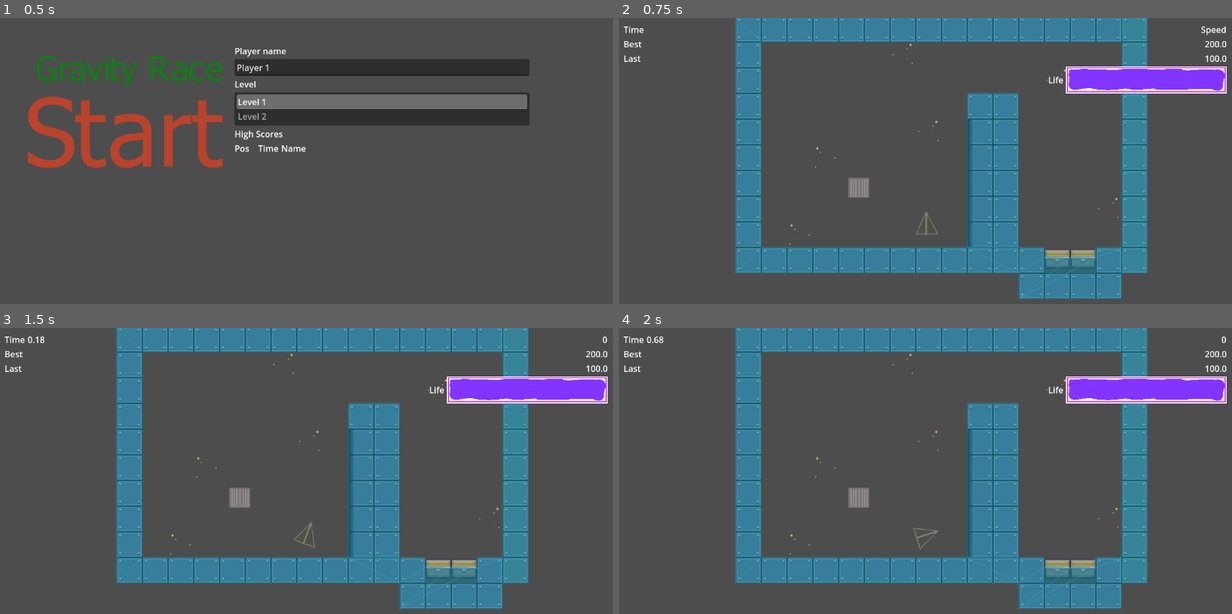
Above: before the commit, frames 1-4 (two rows, left to right).
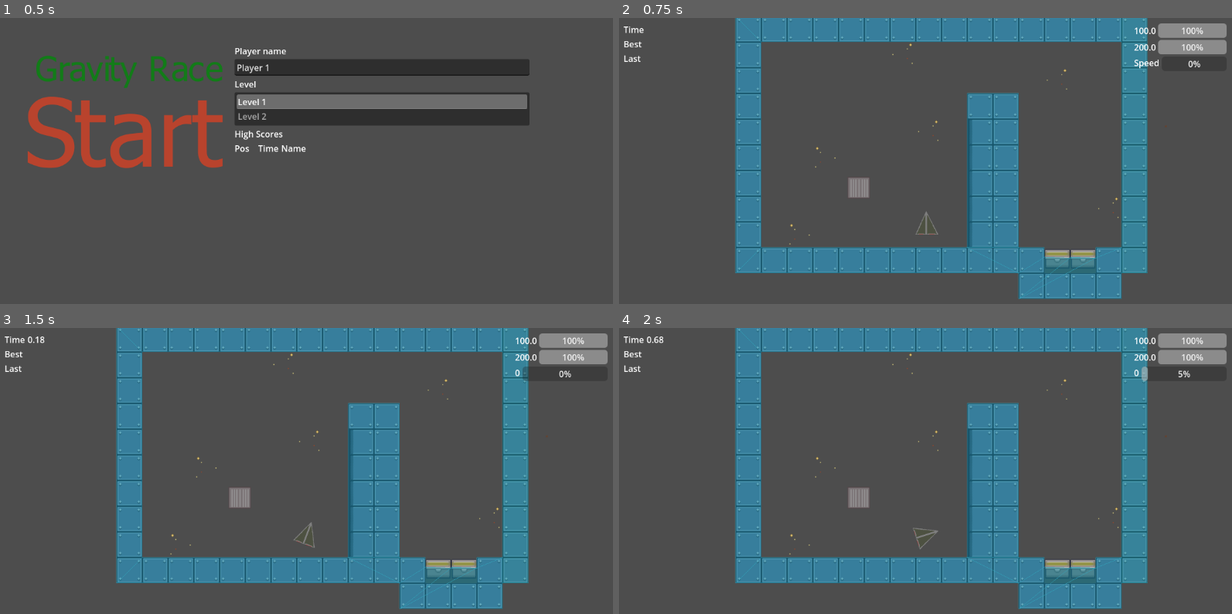
Above: after the commit, the same moments.

Repository: jacksondk/GravityRace
Game: Godot game, scene res://start.tscn
Two runs of this game, one before a commit and one after it. Both use one fixed random seed, a clock stepped at 60 frames per second and the inputs below.
Inputs (mouse positions are in pixels of both pictures, inside the frame that each line leads up to):
- Up to frame 1 (0.5 s): no input
- Up to frame 2 (0.75 s): click (747, 132) at 0.5 s
- Up to frame 3 (1.5 s): tap Enter (ui_accept) at 1.25 s; hold Right (ui_right) from 1.28 s (still down)
- Up to frame 4 (2 s): keep holding Right (ui_right); tap Enter (ui_accept) at 1.52 s

Frame 1 is identical in both runs. In frame 2, 3.9% of the frame differs, in the area x 70-100%, y 1-27%; in frame 3, 3.9%; in frame 4, 3.9%.

Commit message:
UI tweaks

Diff:
--- a/InGameUI.tscn
+++ b/InGameUI.tscn
@@ -1,8 +1,6 @@
-[gd_scene load_steps=4 format=3 uid="uid://eals8m240w30"]
+[gd_scene load_steps=2 format=3 uid="uid://eals8m240w30"]
 
 [ext_resource type="Script" uid="uid://ledfamf3oagp" path="res://Scripts/GUI.gd" id="1"]
-[ext_resource type="Texture2D" uid="uid://u1mj13b702v8" path="res://Graphics/progressbar_bg.png" id="2"]
-[ext_resource type="Texture2D" uid="uid://draceyvvnfwyj" path="res://Graphics/progressbar_fill.png" id="3"]
 
 [node name="CanvasLayer" type="CanvasLayer"]
 
@@ -49,37 +47,48 @@
 layout_mode = 2
 size_flags_horizontal = 3
 
-[node name="VBoxContainer2" type="VBoxContainer" parent="GUI/HBoxContainer"]
+[node name="StatusContainer" type="VBoxContainer" parent="GUI/HBoxContainer"]
 layout_mode = 2
 alignment = 2
 
-[node name="Speed" type="Label" parent="GUI/HBoxContainer/VBoxContainer2"]
-custom_minimum_size = Vector2(400, 0)
+[node name="LifeContainer" type="HBoxContainer" parent="GUI/HBoxContainer/StatusContainer"]
 layout_mode = 2
-text = "Speed"
-horizontal_alignment = 2
+alignment = 2
 
-[node name="Fuel" type="Label" parent="GUI/HBoxContainer/VBoxContainer2"]
+[node name="LifeLabel" type="Label" parent="GUI/HBoxContainer/StatusContainer/LifeContainer"]
+layout_mode = 2
+text = "Life"
+
+[node name="LifeProgressBar" type="ProgressBar" parent="GUI/HBoxContainer/StatusContainer/LifeContainer"]
+custom_minimum_size = Vector2(128, 16)
+layout_mode = 2
+size_flags_horizontal = 3
+value = 100.0
+rounded = true
+
+[node name="FuelContainer" type="HBoxContainer" parent="GUI/HBoxContainer/StatusContainer"]
+layout_mode = 2
+
+[node name="FuelLabel" type="Label" parent="GUI/HBoxContainer/StatusContainer/FuelContainer"]
 layout_mode = 2
 text = "Fuel"
 horizontal_alignment = 2
 
-[node name="Life" type="Label" parent="GUI/HBoxContainer/VBoxContainer2"]
+[node name="FuelProgressBar" type="ProgressBar" parent="GUI/HBoxContainer/StatusContainer/FuelContainer"]
 layout_mode = 2
-text = "Life"
+size_flags_horizontal = 3
+size_flags_vertical = 1
+value = 100.0
+
+[node name="SpeedContainer" type="HBoxContainer" parent="GUI/HBoxContainer/StatusContainer"]
+layout_mode = 2
+
+[node name="SpeedLabel" type="Label" parent="GUI/HBoxContainer/StatusContainer/SpeedContainer"]
+layout_mode = 2
+size_flags_vertical = 1
+text = "Speed"
 horizontal_alignment = 2
 
-[node name="HBoxContainer" type="HBoxContainer" parent="GUI/HBoxContainer/VBoxContainer2"]
+[node name="SpeedProgressBar" type="ProgressBar" parent="GUI/HBoxContainer/StatusContainer/SpeedContainer"]
 layout_mode = 2
-alignment = 2
-
-[node name="Label" type="Label" parent="GUI/HBoxContainer/VBoxContainer2/HBoxContainer"]
-layout_mode = 2
-text = "Life"
-
-[node name="TextureProgressBar" type="TextureProgressBar" parent="GUI/HBoxContainer/VBoxContainer2/HBoxContainer"]
-layout_mode = 2
-value = 30.0
-texture_under = ExtResource("2")
-texture_over = ExtResource("2")
-texture_progress = ExtResource("3")
+size_flags_horizontal = 3
--- a/Levels/Level1.tscn
+++ b/Levels/Level1.tscn
@@ -354,16 +354,6 @@
 8:0/0/physics_layer_0/polygon_0/points = PackedVector2Array(-16, -16, 16, -16, 16, 16, -16, 16)
 9:0/0 = 0
 9:0/0/physics_layer_0/polygon_0/points = PackedVector2Array(-16, -16, 16, -16, 16, 16, -16, 16)
-10:0/0 = 0
-11:0/0 = 0
-12:0/0 = 0
-13:0/0 = 0
-14:0/0 = 0
-15:0/0 = 0
-16:0/0 = 0
-17:0/0 = 0
-18:0/0 = 0
-19:0/0 = 0
 0:1/0 = 0
 0:1/0/physics_layer_0/polygon_0/points = PackedVector2Array(-16, -16, 16, -16, 16, 16, -16, 16)
 1:1/0 = 0
@@ -379,16 +369,6 @@
 7:1/0 = 0
 8:1/0 = 0
 9:1/0 = 0
-10:1/0 = 0
-11:1/0 = 0
-12:1/0 = 0
-13:1/0 = 0
-14:1/0 = 0
-15:1/0 = 0
-16:1/0 = 0
-17:1/0 = 0
-18:1/0 = 0
-19:1/0 = 0
 0:2/0 = 0
 0:2/0/physics_layer_0/polygon_0/points = PackedVector2Array(-16, -16, 16, -16, 16, 16, -16, 16)
 1:2/0 = 0
@@ -404,16 +384,6 @@
 6:2/0 = 0
 6:2/0/physics_layer_0/polygon_0/points = PackedVector2Array(-16, -16, 16, -16, 16, 16, -16, 16)
 7:2/0 = 0
-10:2/0 = 0
-11:2/0 = 0
-12:2/0 = 0
-13:2/0 = 0
-14:2/0 = 0
-15:2/0 = 0
-16:2/0 = 0
-17:2/0 = 0
-18:2/0 = 0
-19:2/0 = 0
 0:3/0 = 0
 0:3/0/physics_layer_0/polygon_0/points = PackedVector2Array(-16, -16, 16, -16, 16, 16, -16, 16)
 1:3/0 = 0
@@ -427,16 +397,6 @@
 5:3/0 = 0
 6:3/0 = 0
 7:3/0 = 0
-10:3/0 = 0
-11:3/0 = 0
-12:3/0 = 0
-13:3/0 = 0
-14:3/0 = 0
-15:3/0 = 0
-16:3/0 = 0
-17:3/0 = 0
-18:3/0 = 0
-19:3/0 = 0
 0:4/0 = 0
 0:4/0/physics_layer_0/polygon_0/points = PackedVector2Array(-16, -16, 16, -16, 16, 16, -16, 16)
 1:4/0 = 0
@@ -457,16 +417,6 @@
 8:4/0/physics_layer_0/polygon_0/points = PackedVector2Array(-16, -16, 16, -16, 16, 16, -16, 16)
 9:4/0 = 0
 9:4/0/physics_layer_0/polygon_0/points = PackedVector2Array(-16, -16, 16, -16, 16, 16, -16, 16)
-10:4/0 = 0
-11:4/0 = 0
-12:4/0 = 0
-13:4/0 = 0
-14:4/0 = 0
-15:4/0 = 0
-16:4/0 = 0
-17:4/0 = 0
-18:4/0 = 0
-19:4/0 = 0
 0:5/0 = 0
 0:5/0/physics_layer_0/polygon_0/points = PackedVector2Array(-16, -16, 16, -16, 16, 16, -16, 16)
 1:5/0 = 0
@@ -484,14 +434,6 @@
 7:5/0/physics_layer_0/polygon_0/points = PackedVector2Array(-16, -16, 16, -16, 16, 16, -16, 16)
 8:5/0 = 0
 9:5/0 = 0
-10:5/0 = 0
-11:5/0 = 0
-12:5/0 = 0
-13:5/0 = 0
-16:5/0 = 0
-17:5/0 = 0
-18:5/0 = 0
-19:5/0 = 0
 0:6/0 = 0
 0:6/0/physics_layer_0/polygon_0/points = PackedVector2Array(-16, -16, 16, -16, 16, 16, -16, 16)
 1:6/0 = 0
@@ -508,16 +450,6 @@
 7:6/0 = 0
 8:6/0 = 0
 9:6/0 = 0
-10:6/0 = 0
-11:6/0 = 0
-12:6/0 = 0
-13:6/0 = 0
-14:6/0 = 0
-15:6/0 = 0
-16:6/0 = 0
-17:6/0 = 0
-18:6/0 = 0
-19:6/0 = 0
 0:7/0 = 0
 1:7/0 = 0
 2:7/0 = 0
@@ -528,16 +460,6 @@
 7:7/0 = 0
 8:7/0 = 0
 9:7/0 = 0
-10:7/0 = 0
-11:7/0 = 0
-12:7/0 = 0
-13:7/0 = 0
-14:7/0 = 0
-15:7/0 = 0
-16:7/0 = 0
-17:7/0 = 0
-18:7/0 = 0
-19:7/0 = 0
 0:8/0 = 0
 1:8/0 = 0
 2:8/0 = 0
@@ -548,16 +470,6 @@
 7:8/0 = 0
 8:8/0 = 0
 9:8/0 = 0
-10:8/0 = 0
-11:8/0 = 0
-12:8/0 = 0
-13:8/0 = 0
-14:8/0 = 0
-15:8/0 = 0
-16:8/0 = 0
-17:8/0 = 0
-18:8/0 = 0
-19:8/0 = 0
 0:9/0 = 0
 1:9/0 = 0
 2:9/0 = 0
@@ -568,107 +480,6 @@
 7:9/0 = 0
 8:9/0 = 0
 9:9/0 = 0
-10:9/0 = 0
-11:9/0 = 0
-12:9/0 = 0
-13:9/0 = 0
-14:9/0 = 0
-15:9/0 = 0
-16:9/0 = 0
-17:9/0 = 0
-18:9/0 = 0
-19:9/0 = 0
-0:10/0 = 0
-1:10/0 = 0
-2:10/0 = 0
-3:10/0 = 0
-4:10/0 = 0
-5:10/0 = 0
-6:10/0 = 0
-7:10/0 = 0
-10:10/0 = 0
-11:10/0 = 0
-12:10/0 = 0
-13:10/0 = 0
-14:10/0 = 0
-15:10/0 = 0
-0:11/0 = 0
-1:11/0 = 0
-2:11/0 = 0
-3:11/0 = 0
-4:11/0 = 0
-5:11/0 = 0
-6:11/0 = 0
-7:11/0 = 0
-10:11/0 = 0
-11:11/0 = 0
-12:11/0 = 0
-13:11/0 = 0
-14:11/0 = 0
-15:11/0 = 0
-0:12/0 = 0
-1:12/0 = 0
-2:12/0 = 0
-3:12/0 = 0
-4:12/0 = 0
-5:12/0 = 0
-6:12/0 = 0
-7:12/0 = 0
-8:12/0 = 0
-9:12/0 = 0
-10:12/0 = 0
-11:12/0 = 0
-0:13/0 = 0
-1:13/0 = 0
-2:13/0 = 0
-3:13/0 = 0
-4:13/0 = 0
-5:13/0 = 0
-6:13/0 = 0
-7:13/0 = 0
-8:13/0 = 0
-9:13/0 = 0
-10:13/0 = 0
-11:13/0 = 0
-0:14/0 = 0
-1:14/0 = 0
-2:14/0 = 0
-4:14/0 = 0
-5:14/0 = 0
-6:14/0 = 0
-7:14/0 = 0
-8:14/0 = 0
-9:14/0 = 0
-10:14/0 = 0
-11:14/0 = 0
-12:14/0 = 0
-13:14/0 = 0
-14:14/0 = 0
-15:14/0 = 0
-16:14/0 = 0
-17:14/0 = 0
-18:14/0 = 0
-19:14/0 = 0
-0:15/0 = 0
-1:15/0 = 0
-2:15/0 = 0
-3:15/0 = 0
-4:15/0 = 0
-5:15/0 = 0
-6:15/0 = 0
-7:15/0 = 0
-8:15/0 = 0
-9:15/0 = 0
-10:15/0 = 0
-11:15/0 = 0
-12:15/0 = 0
-13:15/0 = 0
-14:15/0 = 0
-15:15/0 = 0
-16:15/0 = 0
-17:15/0 = 0
-18:15/0 = 0
-19:15/0 = 0
 
 [sub_resource type="TileSet" id="TileSet_5g41i"]
 tile_size = Vector2i(32, 32)
--- a/Scripts/GUI.gd
+++ b/Scripts/GUI.gd
@@ -7,11 +7,16 @@
 var score_label
 var best_label
 var last_label
+var current_level
+
 var speed_label
-var current_level
+var speed_progress
+
 var life_label
 var life_progress
 var fuel_label
+var fuel_progress
+
 var started = false
 
 func _ready():
@@ -19,10 +24,12 @@
 	score_label = self.get_node("HBoxContainer/GridContainer/TimeLabel")
 	best_label = self.get_node("HBoxContainer/GridContainer/BestTimeLabel")
 	last_label = self.get_node("HBoxContainer/GridContainer/LastTimeLabel")
-	speed_label = self.get_node("HBoxContainer/VBoxContainer2/Speed")
-	life_label = self.get_node("HBoxContainer/VBoxContainer2/Life")
-	life_progress = self.get_node("HBoxContainer/VBoxContainer2/HBoxContainer/TextureProgressBar")
-	fuel_label = self.get_node("HBoxContainer/VBoxContainer2/Fuel")
+	speed_label = self.get_node("HBoxContainer/StatusContainer/SpeedContainer/SpeedLabel")
+	speed_progress = self.get_node("HBoxContainer/StatusContainer/SpeedContainer/SpeedProgressBar")
+	life_label = self.get_node("HBoxContainer/StatusContainer/LifeContainer/LifeLabel")
+	life_progress = self.get_node("HBoxContainer/StatusContainer/LifeContainer/LifeProgressBar")
+	fuel_label = self.get_node("HBoxContainer/StatusContainer/FuelContainer/FuelLabel")
+	fuel_progress = self.get_node("HBoxContainer/StatusContainer/FuelContainer/FuelProgressBar")
 
 func start():
 	if not started:
@@ -42,6 +49,7 @@
 
 func set_velocity(speed):
 	speed_label.text = "%.f" % ((floor(speed/5)*5)/10.0)
+	speed_progress.value = speed
 
 func set_life(life, max_life):
 	life_label.text = str(life)
@@ -50,6 +58,7 @@
 
 func set_fuel(fuel, max_fuel):
 	fuel_label.text = "%.1f" % fuel
+	fuel_progress.value = (fuel/max_fuel)*100
 
 func set_level(level):
 	current_level = level
Not shown, changed: export_presets.cfg
Not shown, changed: README.md
